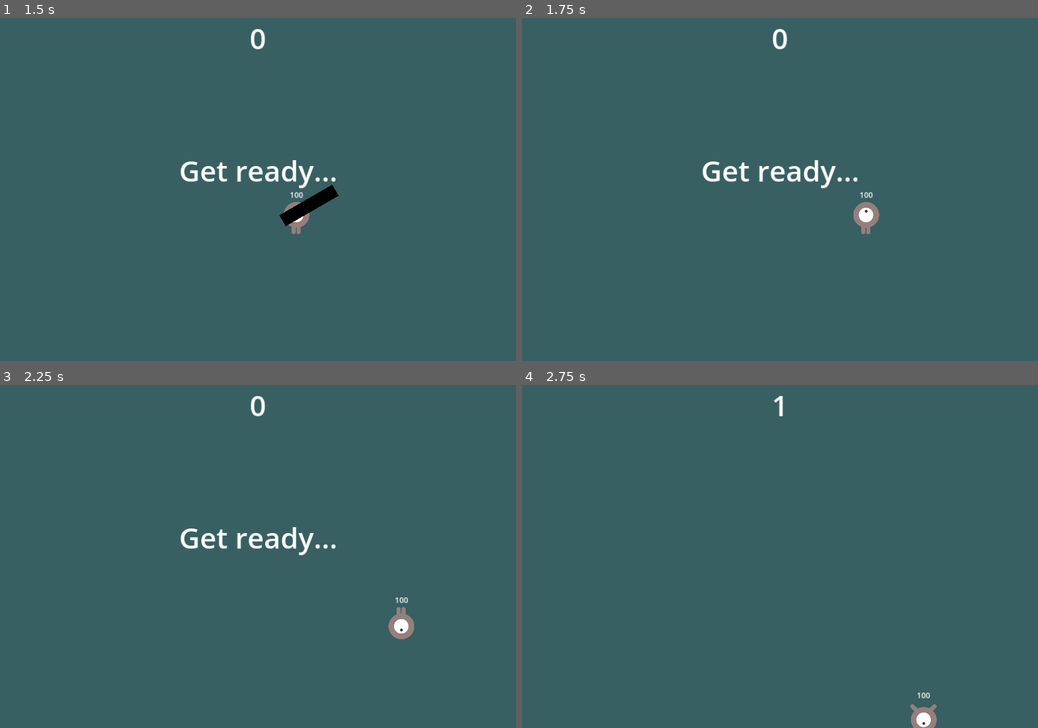
Above: before the commit, frames 1-4 (two rows, left to right).
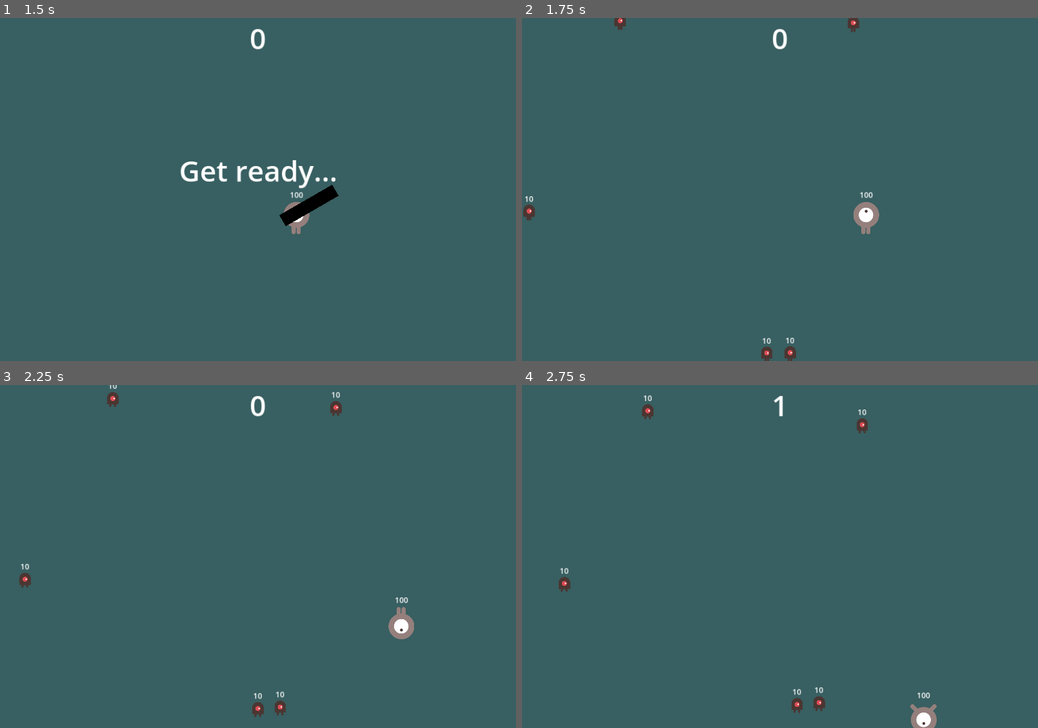
Above: after the commit, the same moments.

Repository: LimZiJia/SurviveTheSemester
Game: Godot game, scene res://main.tscn
Same seed, same stepped clock (60 frames per second), same inputs: the game is played once before the commit and once after it.
Inputs:
- Up to frame 1 (1.5 s): click "Start" at 0.5 s; tap Enter (start_game) at 1.25 s; hold D (move_right) from 1.28 s (still down); tap Space (attack) at 1.35 s
- Up to frame 2 (1.75 s): keep holding D (move_right)
- Up to frame 3 (2.25 s): release D (move_right) at 2.03 s; hold S (move_down) from 2.03 s (still down); tap Space (attack) at 2.1 s
- Up to frame 4 (2.75 s): keep holding S (move_down)

Frame 1 is identical in both runs. In frame 2, 1.1% of the frame differs, in the area x 0-66%, y 0-100%; in frame 3, 1.2%, in the area x 3-67%, y 0-97%; in frame 4, 0.5%.

Commit message:
Added wave controller demo
Added a wave controller into Main that spawns mobs with variable speed, health and damage, and variable cooldown time based on the wave number. Currently, the settings for each wave is maintained as constants in the WaveController script.

Diff:
--- a/main.gd
+++ b/main.gd
@@ -1,7 +1,6 @@
 extends Node
 
 
-@export var mob_scene : PackedScene
 var score := 0
 
 
@@ -13,29 +12,21 @@
 	$Player.start($StartMarker.position)
 
 	$StartTimer.start()
-	$HUD.show_message_with_time("Get ready...", 2.0)
+	$HUD.show_message_with_time("Get ready...", 1.0)
 	await($StartTimer.timeout)
 	$ScoreTimer.start()
 	$MobTimer.start()
+	$WaveController.start()
 
 
 func game_over() -> void:
 	get_tree().call_group("mobs", "stop")
+	$WaveController.stop()
 	$ScoreTimer.stop()
 	$MobTimer.stop()
 	$HUD.show_game_over()
 
 
-
-func _on_mob_timer_timeout() -> void:
-	for i in range(10):
-		var mob_spawn_location = $MobPath/MobSpawnLocation
-		mob_spawn_location.progress_ratio = randf()
-		var mob = mob_scene.instantiate()
-		add_child(mob)
-		mob.position = mob_spawn_location.position
-
-
 func _on_score_timer_timeout() -> void:
 	score += 1
 	$HUD.update_score(score)
--- a/main.tscn
+++ b/main.tscn
@@ -1,9 +1,10 @@
-[gd_scene load_steps=6 format=3 uid="uid://dhdc2gdsepjlg"]
+[gd_scene load_steps=7 format=3 uid="uid://dhdc2gdsepjlg"]
 
 [ext_resource type="PackedScene" uid="uid://24c77tnfu1qt" path="res://mob.tscn" id="1_0euvk"]
 [ext_resource type="PackedScene" uid="uid://bo7u78xqoo0oj" path="res://player.tscn" id="1_63u67"]
 [ext_resource type="Script" path="res://main.gd" id="1_icddk"]
 [ext_resource type="PackedScene" uid="uid://btoirnyhcke3x" path="res://hud.tscn" id="3_cdudp"]
+[ext_resource type="PackedScene" uid="uid://br24lgoadrfx8" path="res://wave_controller.tscn" id="3_mnirc"]
 
 [sub_resource type="Curve2D" id="Curve2D_u2oqr"]
 _data = {
@@ -13,7 +14,6 @@
 
 [node name="Main" type="Node"]
 script = ExtResource("1_icddk")
-mob_scene = ExtResource("1_0euvk")
 
 [node name="HUD" parent="." instance=ExtResource("3_cdudp")]
 
@@ -27,6 +27,10 @@
 
 [node name="Player" parent="." instance=ExtResource("1_63u67")]
 position = Vector2(540, 420)
+
+[node name="WaveController" parent="." node_paths=PackedStringArray("mob_spawn_location") instance=ExtResource("3_mnirc")]
+mob_scene = ExtResource("1_0euvk")
+mob_spawn_location = NodePath("../MobPath/MobSpawnLocation")
 
 [node name="MobPath" type="Path2D" parent="."]
 curve = SubResource("Curve2D_u2oqr")
@@ -47,4 +51,3 @@
 [connection signal="start_game" from="HUD" to="." method="new_game"]
 [connection signal="dead" from="Player" to="." method="game_over"]
 [connection signal="timeout" from="ScoreTimer" to="." method="_on_score_timer_timeout"]
-[connection signal="timeout" from="MobTimer" to="." method="_on_mob_timer_timeout"]
--- a/mob.gd
+++ b/mob.gd
@@ -28,5 +28,13 @@
 	target = null
 
 
+func set_max_health(health: float) -> void:
+	$HealthLabel.max_health = health
+
+
+func set_damage(damage: float) -> void:
+	$HitboxArea.damage = damage
+
+
 func _on_health_label_dead():
 	queue_free()
--- /dev/null
+++ b/wave_controller.gd
@@ -0,0 +1,49 @@
+class_name WaveController
+extends Node2D
+
+@export var mob_scene: PackedScene
+@export var mob_spawn_location: PathFollow2D
+
+const MOB_NUMBER := [5, 10, 20, 40, 8]
+const MOB_SPEED := [75.0, 100.0, 200.0, 50.0, 250.0]
+const MOB_HEALTH := [10.0, 10.0, 5.0, 50.0, 5.0]
+const MOB_DAMAGE := [5.0, 10.0, 5.0, 20.0, 10.0]
+const COOLDOWN := [10.0, 10.0, 10.0, 15.0, 15.0]
+
+var cur_wave := 0
+
+func _ready() -> void:
+	randomize()
+
+
+func _process(delta: float) -> void:
+	pass
+
+
+func start() -> void:
+	# Restart
+	cur_wave = 0
+	start_wave()
+
+
+func stop() -> void:
+	$WaveTimer.stop()
+
+func start_wave() -> void:
+	# Ensuring no errors
+	if not mob_spawn_location:
+		return
+	if cur_wave >= MOB_NUMBER.size():
+		return
+
+	for i in range(MOB_NUMBER[cur_wave]):
+		mob_spawn_location.progress_ratio = randf()
+		var mob = mob_scene.instantiate()
+		mob.position = mob_spawn_location.position
+		mob.speed = MOB_SPEED[cur_wave]
+		mob.set_max_health(MOB_HEALTH[cur_wave])
+		mob.set_damage(MOB_DAMAGE[cur_wave])
+		add_child(mob)
+
+	$WaveTimer.start(COOLDOWN[cur_wave])
+	cur_wave += 1
--- /dev/null
+++ b/wave_controller.tscn
@@ -0,0 +1,11 @@
+[gd_scene load_steps=2 format=3 uid="uid://br24lgoadrfx8"]
+
+[ext_resource type="Script" path="res://wave_controller.gd" id="1_r34js"]
+
+[node name="WaveController" type="Node2D"]
+script = ExtResource("1_r34js")
+
+[node name="WaveTimer" type="Timer" parent="."]
+one_shot = true
+
+[connection signal="timeout" from="WaveTimer" to="." method="start_wave"]
